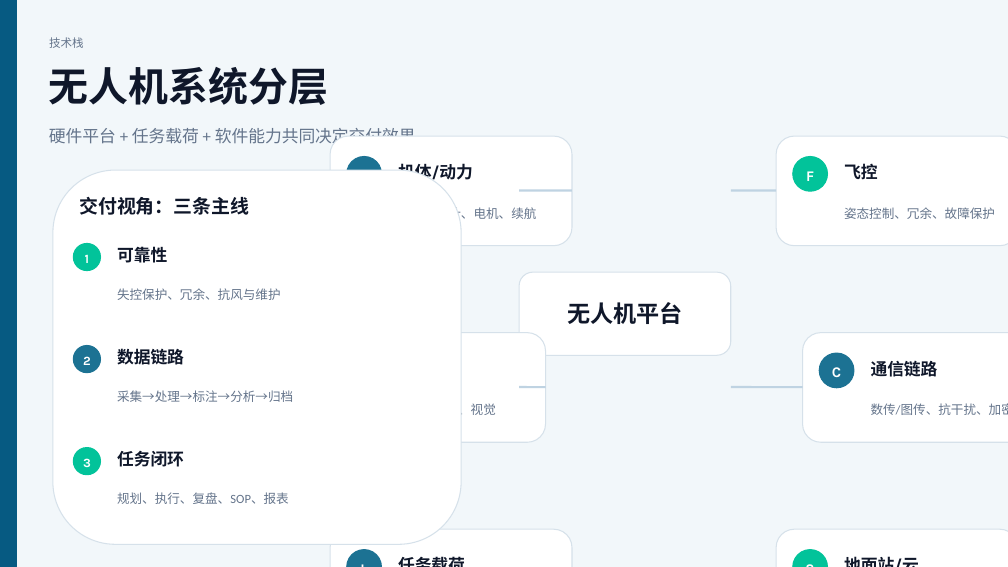
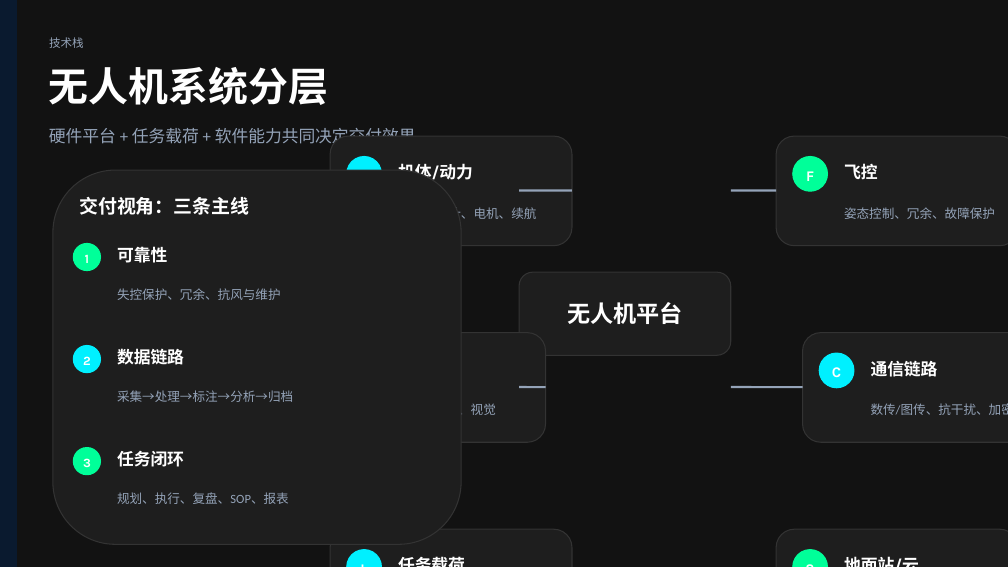
Before and after one commit to MrPluto0/MrPluto0, a slide deck: slide 3 of 无人机_概览.pptx. Drawn at 1008x567 pixels with LibreOffice and Linux fonts; fonts in the diff are those of the drawing. Boxes give left, top, right and bottom in pixels: in the first picture for what was removed or moved away, otherwise in the second. Text is boxed around its words. In the diff, an @@ line names an element or a change of style, - is before the commit and + after.

```diff
--- a/无人机_概览.pptx
+++ b/无人机_概览.pptx
@@ background #F2F7FA to #121212 @@
@@ rectangle at (0, 0, 17, 567): fill #065A82 to #0A1A2F; outline #065A82 1 pt to #0A1A2F 1 pt @@
@@ fill #FFFFFF to #1E1E1E; outline #D6E1EA 1 pt to #333333 1 pt in 8 elements at (520, 272, 731, 355), (330, 136, 572, 246), (777, 136, 1008, 246), (304, 333, 546, 442), (803, 333, 1008, 442), (330, 529, 572, 567), (777, 529, 1008, 567), (53, 170, 461, 544) @@
@@ line (520, 191) - (572, 191): stroke #BFD3E2 2 pt to #94A3B8 2 pt @@
@@ line (731, 191) - (777, 191): stroke #BFD3E2 2 pt to #94A3B8 2 pt @@
@@ fill #1C7293 to #00F0FF; outline #1C7293 1 pt to #00F0FF 1 pt in 4 elements at (347, 157, 382, 191), (820, 353, 854, 388), (347, 550, 382, 567), (73, 346, 101, 373) @@
@@ line (520, 387) - (546, 387): stroke #BFD3E2 2 pt to #94A3B8 2 pt @@
@@ line (731, 387) - (803, 387): stroke #BFD3E2 2 pt to #94A3B8 2 pt @@
@@ fill #02C39A to #00FF99; outline #02C39A 1 pt to #00FF99 1 pt in 4 elements at (793, 157, 828, 191), (793, 550, 828, 567), (73, 243, 101, 271), (73, 448, 101, 475) @@
@@ text colour #0F172A to #FFFFFF in 11 elements at (49, 67, 328, 105), (567, 302, 682, 324), (398, 163, 473, 180), (844, 163, 878, 180), (871, 361, 938, 377), (391, 548, 561, 567), (837, 548, 1007, 567), (79, 197, 249, 215), (117, 246, 167, 263), (117, 346, 184, 368), (117, 451, 184, 467) @@
@@ text colour #64748B to #94A3B8 in 9 elements at (49, 37, 84, 48), (49, 128, 416, 144), (398, 207, 536, 219), (844, 207, 995, 219), (372, 404, 496, 415), (871, 403, 1008, 415), (117, 288, 281, 300), (117, 390, 293, 402), (117, 492, 289, 504) @@
```
Also in this commit, not shown: 9 other slides changed, 1 slide added, 3 other files.
